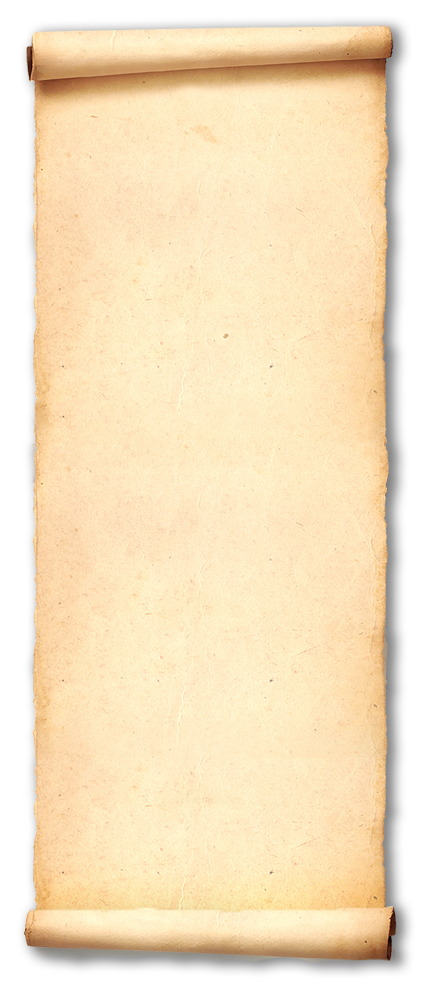
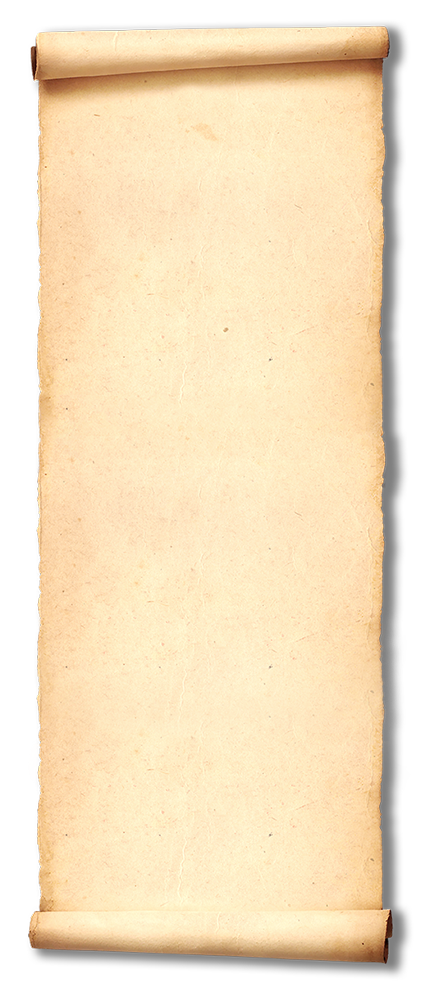
Comparing the layer stacks of the two 421 x 990 images. Changes:
removed layer "Layer 2 copy" over 24, 25, 397, 964
added layer "Layer 1 copy" above "Layer 1" over 27, 19, 411, 795
added layer "Layer 1" above "Layer 0" over 25, 192, 414, 979
